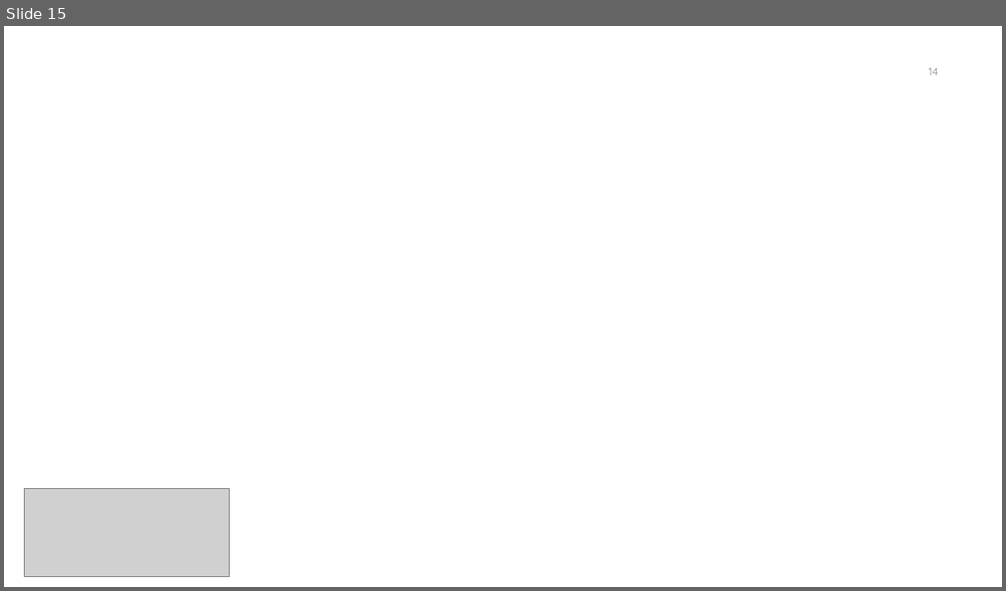
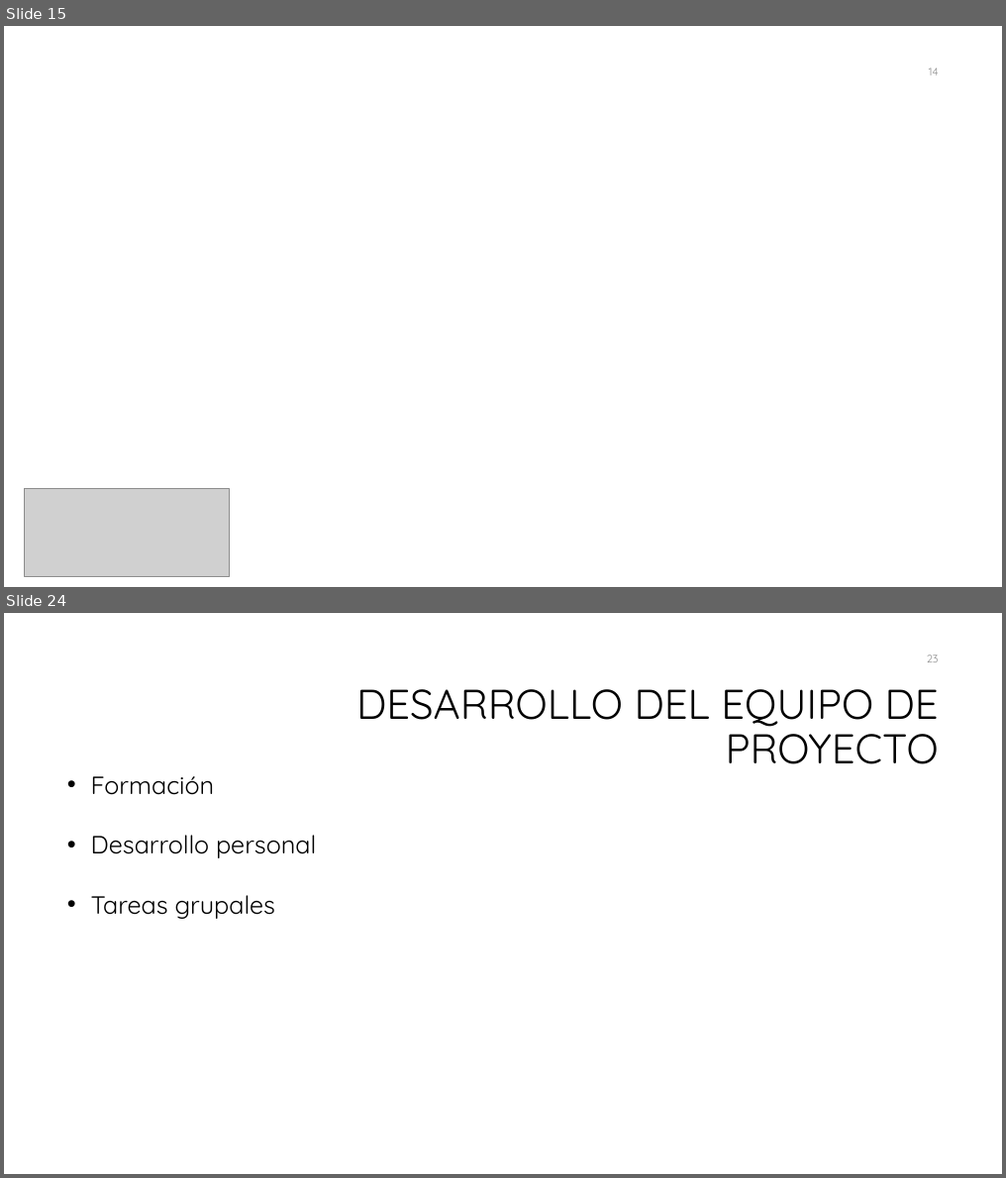
Before and after one commit to galledohm/Gestion_Proyectos, a slide deck: Documentos_generados/3. Gestion de Calidad y RRHH/Presentación3.pptx. Shown one above the other, each under a label of ours: slide 15 before the commit, slides 15 and 24 after it; the slides between them are not shown. The pictures are 1006x591 and 1006x1178 pixels, drawn with LibreOffice and Linux fonts; fonts in the diff are those of the drawing; grey boxes stand for pictures; background and template pictures are left out. Boxes give left, top, right and bottom in pixels: in the first picture for what was removed or moved away, otherwise in the second. Text is boxed around its words. In the diff, an @@ line names an element or a change of style, - is before the commit and + after.

```diff
--- a/Documentos_generados/3. Gestion de Calidad y RRHH/Presentación3.pptx
+++ b/Documentos_generados/3. Gestion de Calidad y RRHH/Presentación3.pptx
@@ slide 24 added at (4, 613, 1002, 1174), background #FFFFFF @@
@@ page number added at (927, 655, 939, 663), 10.5 pt, text #8C8C8C @@
+23
@@ title added at (356, 689, 939, 764), 40 pt, text #000000 @@
+DESARROLLO DEL EQUIPO DE PROYECTO
@@ text added at (91, 776, 316, 919), 24 pt, text #000000 @@
+• Formación
+• Desarrollo personal
+• Tareas grupales
```
Also in this commit, not shown: 1 slide changed, 10 other slides added, 1 other file.
